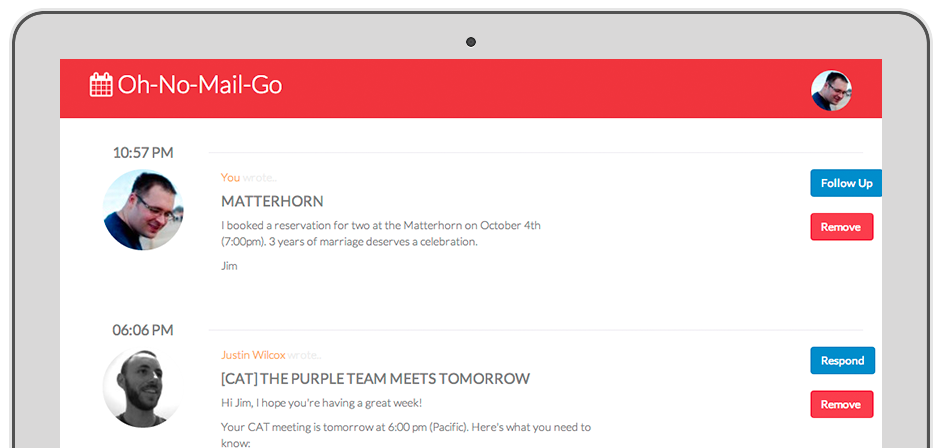
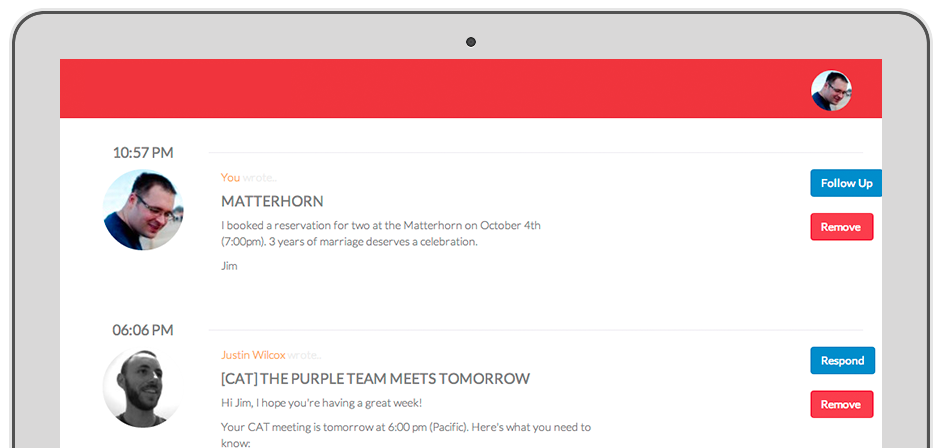
Layers edited between the first and the second 941x448 image:
painted on "Layer 1" over [left=88, top=70, right=283, bottom=99]
